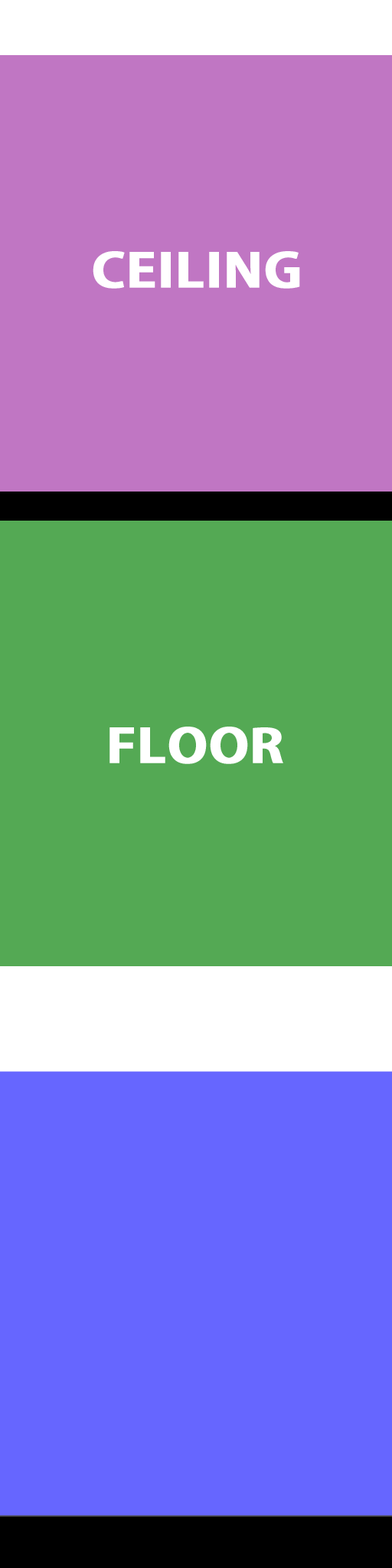
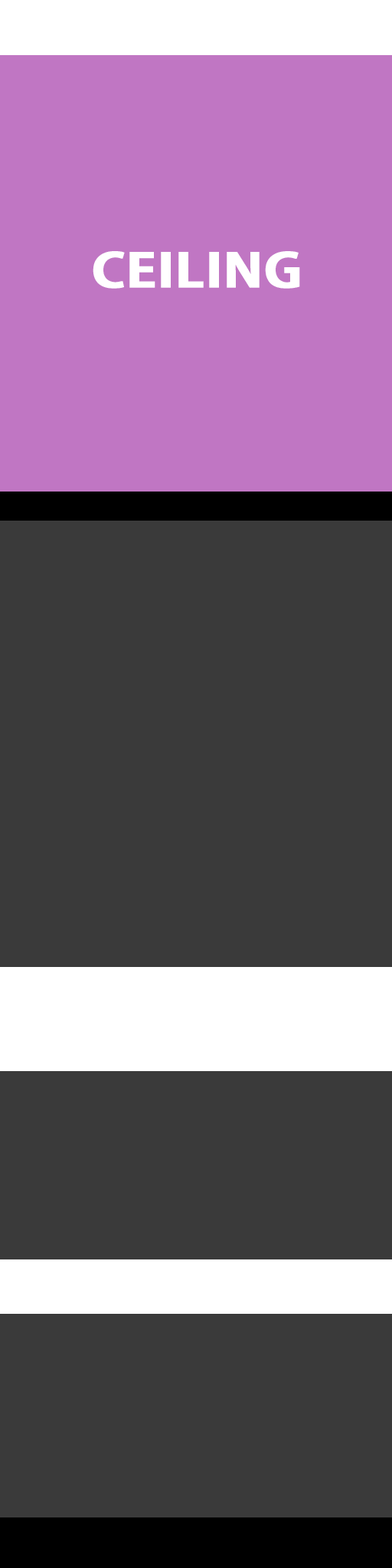
Revision of a layered 392 × 1568 image; what changed, layer by layer:
added layer "Lager 2" above "Lager 1" over 0, 1071, 392, 1518
added layer "Lager 1" above "Layer 1" over 0, 520, 392, 967
"Layer 1": blend luminosity → normal over 0, 1071, 392, 1517
